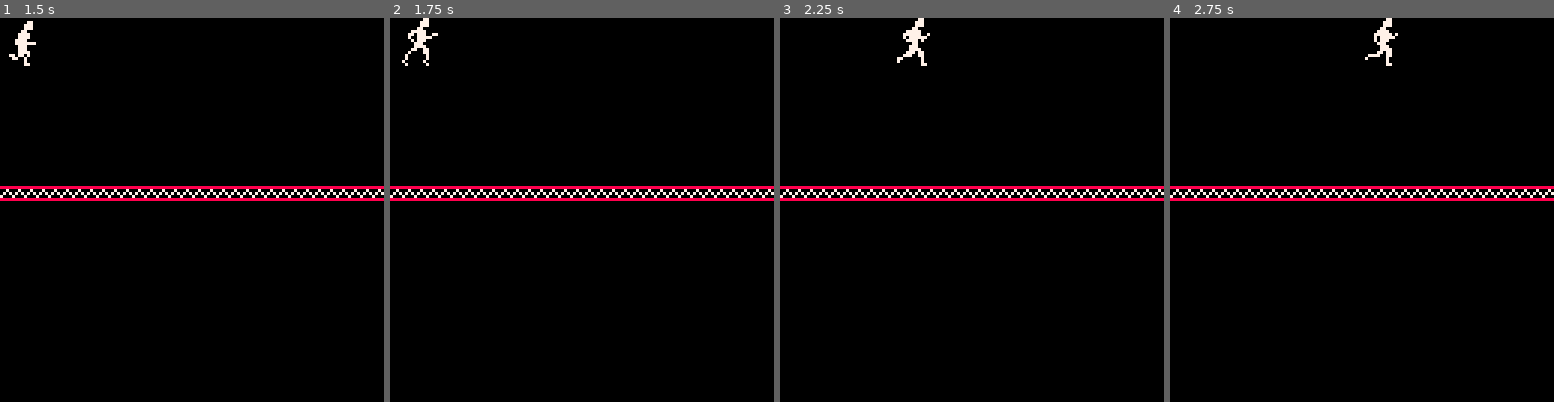
Above: before the commit, frames 1-4 (left to right).
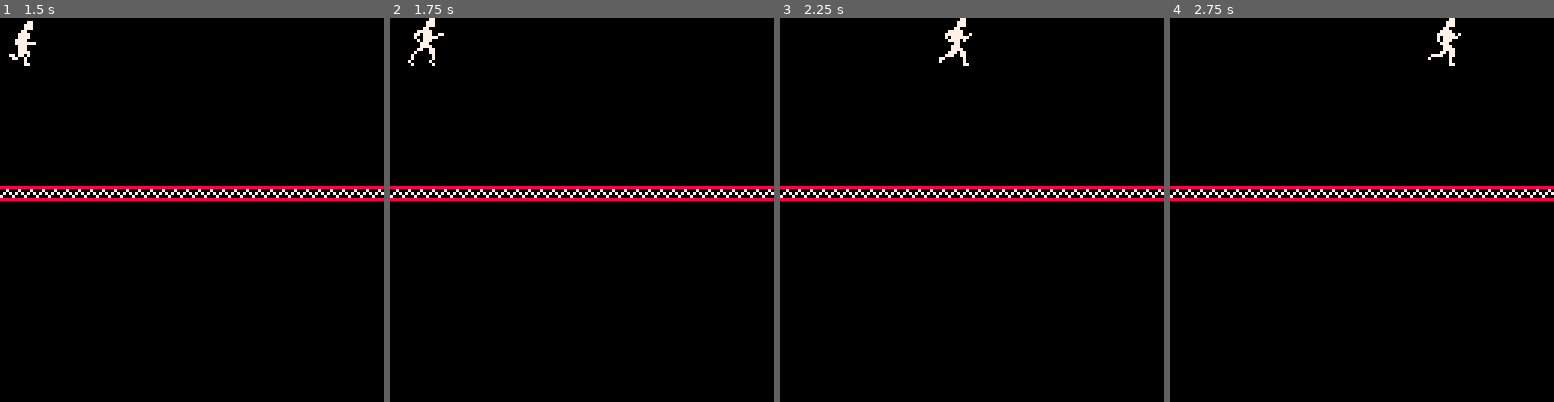
Above: after the commit, the same moments.

Repository: BordenJardine/skeo
Game: PICO-8 cartridge spritez.p8
Two runs of this game, one before a commit and one after it. Both use one fixed random seed, a clock stepped at 60 frames per second and the inputs below.
Inputs:
- Up to frame 1 (1.5 s): no input
- Up to frame 2 (1.75 s): hold Right from 1.6 s (still down)
- Up to frame 3 (2.25 s): release Right at 2.1 s
- Up to frame 4 (2.75 s): hold Right from 2.47 s (still down)

Frame 1 is identical in both runs. In frame 2, 0.5% of the frame differs, in the area x 3-15%, y 0-13%; in frame 3, 0.7%, in the area x 30-50%, y 0-13%; in frame 4, 0.7%.

Commit message:
screen wrapping

Diff:
--- a/spritez.p8
+++ b/spritez.p8
@@ -15,12 +15,13 @@
 	y = 8,
 	dx = 0,
 	dy = 0,
-	max_dx = 3,--max x speed
+	max_dx = 4,--max x speed
 	max_dy = 2,--max y speed
-	acc = 0.25,--acceleration
+	acc = 0.5,--acceleration
 	dcc = 0.9,--decceleration
 	size = 2,
-	anim = run_anim,
+	run_anim = run_anim,
+	cur_anim = run_anim,
 	frame = run_anim.frames[1],
 	tmr = 1,
 	flp = false,
@@ -39,12 +40,27 @@
 end
 
 function actor:update()
+	self.dx *= self.dcc
 	self:check_buttons()
 
-	--limit walk speed
+	-- limit walk speed
 	self.dx=mid(-self.max_dx,self.dx,self.max_dx)
-	--move in x
-	self.x+=self.dx
+	--animation speeds up at max speed
+	self.run_anim.tx = (abs(self.dx) >= self.max_dx) and 1 or 2
+
+	-- move in x
+	self.x += self.dx
+	printh(self.x)
+
+	-- wrap screen
+	local h_w = (self.size * 8) / 2
+	local l_bound = 0 - h_w
+	local r_bound = 128 + h_w
+	if self.x > r_bound then
+		self.x = l_bound
+	elseif  self.x < l_bound then
+		self.x = r_bound
+	end
 end
 
 function actor:check_buttons()
@@ -58,10 +74,7 @@
 	elseif br then
 		self.flp = false
 		self.dx += self.acc
-	else
-		self.dx*=self.dcc
 	end
-
 end
 
 function actor:advance_frame()
@@ -69,13 +82,13 @@
 	if self.anim_tx > 0 then
 		return
 	end
-	self.anim_tx = self.anim.tx
+	self.anim_tx = self.cur_anim.tx
 
 	self.anim_index += 1
-	if self.anim_index > #self.anim.frames then
+	if self.anim_index > #self.cur_anim.frames then
 		self.anim_index = 1
 	end
-	self.frame = self.anim.frames[self.anim_index]
+	self.frame = self.cur_anim.frames[self.anim_index]
 end
 
 function _init()
